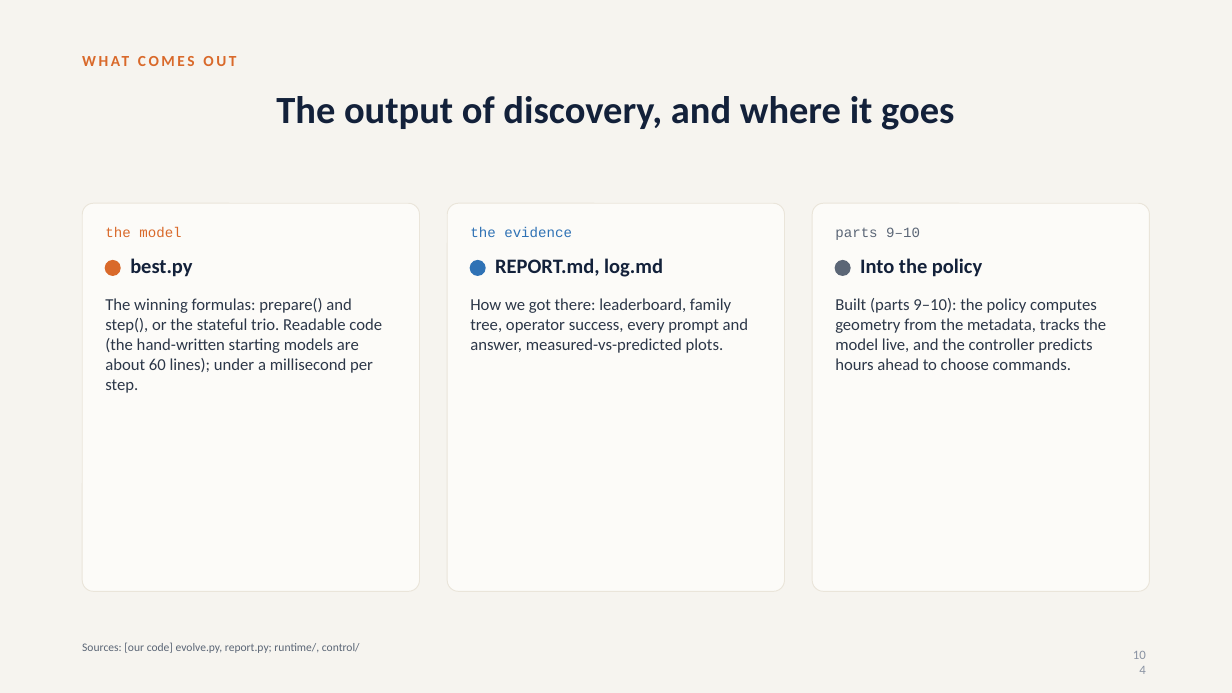
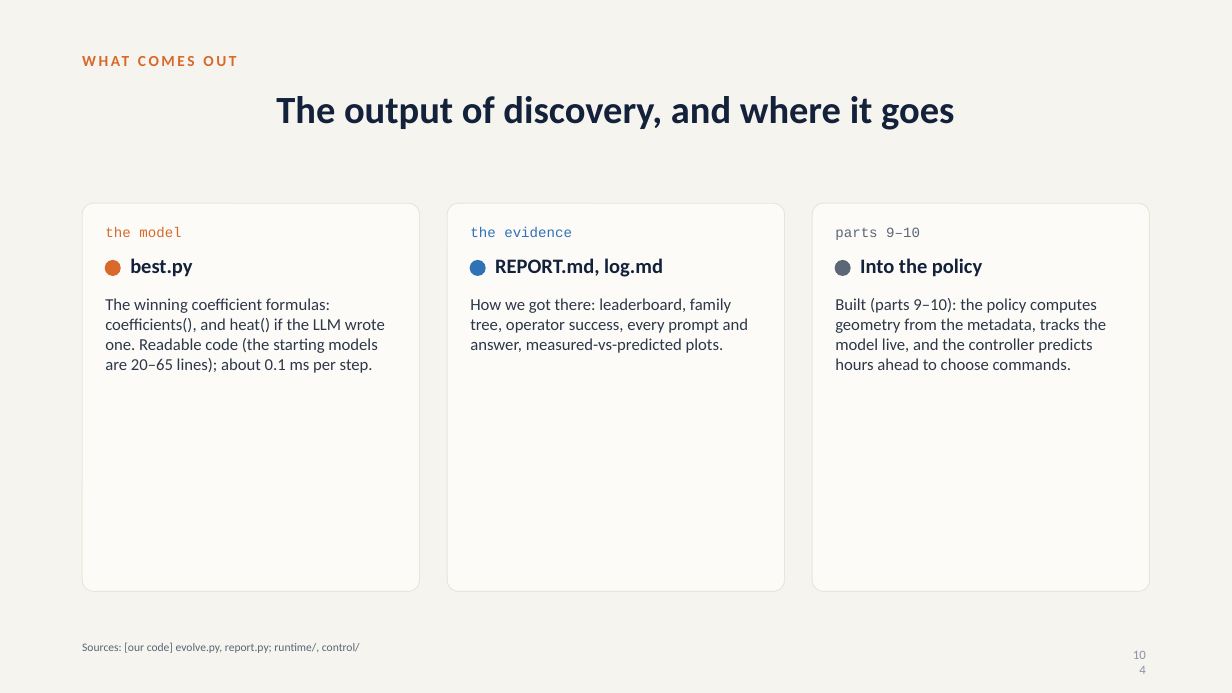
Before and after one commit to srivathsanb14/working-code, a slide deck: slide 104 of docs/One_Controller_for_Every_Building.pptx. Drawn at 1232x693 pixels with LibreOffice and Linux fonts; fonts in the diff are those of the drawing. Boxes give left, top, right and bottom in pixels: in the first picture for what was removed or moved away, otherwise in the second. Text is boxed around its words. In the diff, an @@ line names an element or a change of style, - is before the commit and + after.

```diff
--- a/docs/One_Controller_for_Every_Building.pptx
+++ b/docs/One_Controller_for_Every_Building.pptx
@@ text at (105, 298, 385, 373): text changed @@
-The winning formulas: prepare() and step(), or the stateful trio. Readable code (the hand-written starting models are about 60 lines); under a millisecond per step.
+The winning coefficient formulas: coefficients(), and heat() if the LLM wrote one. Readable code (the starting models are 20–65 lines); about 0.1 ms per step.
```
Also in this commit, not shown: 15 other slides changed, 1 slide added, 54 other files.
